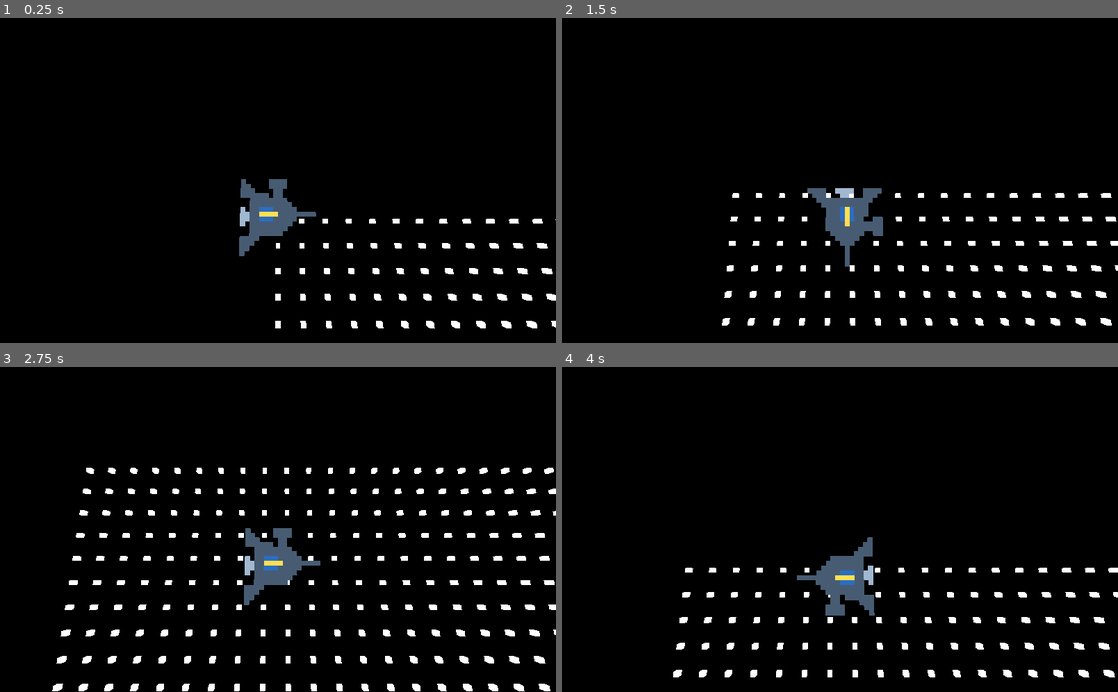
Above: before the commit, frames 1-4 (two rows, left to right).
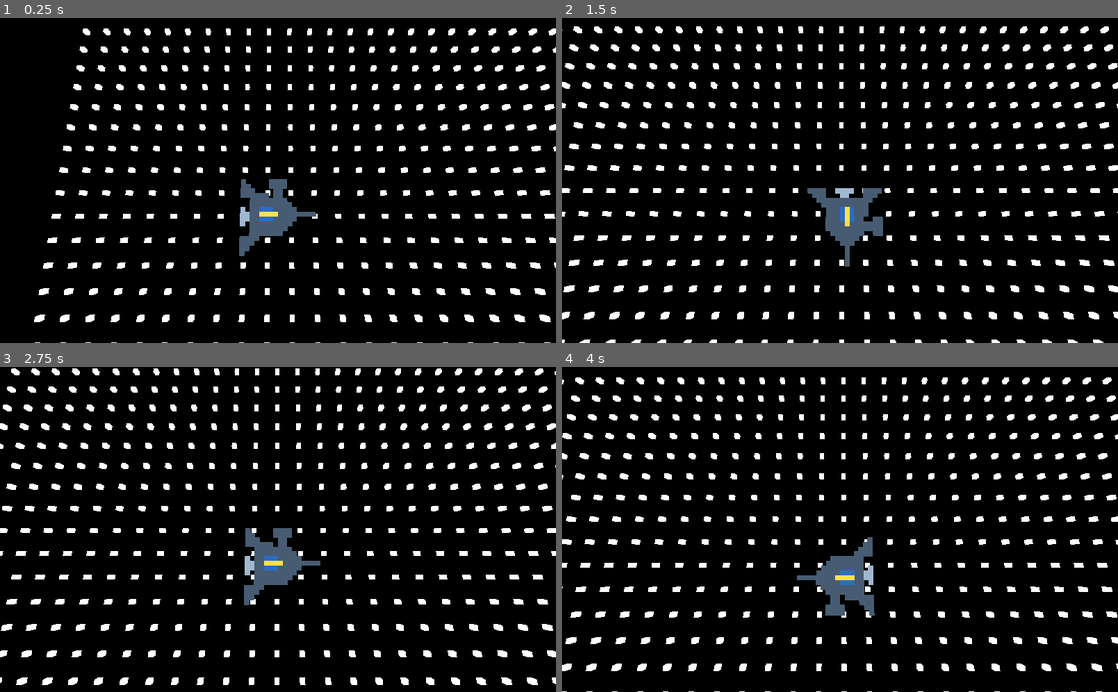
Above: after the commit, the same moments.

Repository: the-g-force/2022-January
Game: Godot game, scene res://World/World.tscn
Same seed, same stepped clock (60 frames per second), same inputs: the game is played once before the commit and once after it.
Inputs:
- Up to frame 1 (0.25 s): no input
- Up to frame 2 (1.5 s): tap Enter at 0.5 s; hold D (move_right) 0.53-1.28 s; hold S (move_down) from 1.28 s (still down)
- Up to frame 3 (2.75 s): release S (move_down) at 2.03 s; hold D (move_right) from 2.03 s (still down)
- Up to frame 4 (4 s): release D (move_right) at 2.78 s; hold W (move_up) 2.78-3.53 s; hold A (move_left) from 3.53 s (still down)

The runs differ from the first frame. In frame 1, 8.1% of the frame differs, in the area x 6-100%, y 3-100%; in frame 2, 10%; in frame 3, 13%, in the area x 0-100%, y 0-100%; in frame 4, 9.7%.

Commit message:
Add world bounds

Diff:
--- a/project/World/World.tscn
+++ b/project/World/World.tscn
@@ -8,6 +8,12 @@
 background_mode = 1
 ambient_light_color = Color( 1, 1, 1, 1 )
 
+[sub_resource type="CubeMesh" id=2]
+size = Vector3( 2, 2, 1000 )
+
+[sub_resource type="BoxShape" id=3]
+extents = Vector3( 1, 1, 500 )
+
 [node name="World" type="Spatial"]
 script = ExtResource( 3 )
 
@@ -15,9 +21,59 @@
 environment = SubResource( 1 )
 
 [node name="Player" parent="." instance=ExtResource( 1 )]
+transform = Transform( 1, 0, 0, 0, 1, 0, 0, 0, 1, 94.3672, 0, 102.182 )
 
 [node name="Starfield" parent="." instance=ExtResource( 2 )]
 
 [node name="Camera" type="Camera" parent="."]
 transform = Transform( 1, 0, 0, 0, 0.173648, 0.984808, 0, -0.984808, 0.173648, 0, 50, 0 )
 far = 1000.0
+
+[node name="WorldBounds" type="Spatial" parent="."]
+
+[node name="Left" type="StaticBody" parent="WorldBounds"]
+
+[node name="MeshInstance" type="MeshInstance" parent="WorldBounds/Left"]
+transform = Transform( 1, 0, 0, 0, 1, 0, 0, 0, 1, 0, 0, 500 )
+mesh = SubResource( 2 )
+material/0 = null
+
+[node name="CollisionShape" type="CollisionShape" parent="WorldBounds/Left"]
+transform = Transform( 1, 0, 0, 0, 1, 0, 0, 0, 1, 0, 0, 500 )
+shape = SubResource( 3 )
+
+[node name="Right" type="StaticBody" parent="WorldBounds"]
+transform = Transform( 1, 0, 0, 0, 1, 0, 0, 0, 1, 1000, 0, 0 )
+
+[node name="MeshInstance" type="MeshInstance" parent="WorldBounds/Right"]
+transform = Transform( 1, 0, 0, 0, 1, 0, 0, 0, 1, 0, 0, 500 )
+mesh = SubResource( 2 )
+material/0 = null
+
+[node name="CollisionShape" type="CollisionShape" parent="WorldBounds/Right"]
+transform = Transform( 1, 0, 0, 0, 1, 0, 0, 0, 1, 0, 0, 500 )
+shape = SubResource( 3 )
+
+[node name="Upper" type="StaticBody" parent="WorldBounds"]
+transform = Transform( -4.37114e-08, 0, 1, 0, 1, 0, -1, 0, -4.37114e-08, 0, 0, 0 )
+
+[node name="MeshInstance" type="MeshInstance" parent="WorldBounds/Upper"]
+transform = Transform( 1, 0, 0, 0, 1, 0, 0, 0, 1, 0, 0, 500 )
+mesh = SubResource( 2 )
+material/0 = null
+
+[node name="CollisionShape" type="CollisionShape" parent="WorldBounds/Upper"]
+transform = Transform( 1, 0, 0, 0, 1, 0, 0, 0, 1, 0, 0, 500 )
+shape = SubResource( 3 )
+
+[node name="Lower" type="StaticBody" parent="WorldBounds"]
+transform = Transform( -4.37114e-08, 0, 1, 0, 1, 0, -1, 0, -4.37114e-08, 0, 0, 1000 )
+
+[node name="MeshInstance" type="MeshInstance" parent="WorldBounds/Lower"]
+transform = Transform( 1, 0, 0, 0, 1, 0, 0, 0, 1, 0, 0, 500 )
+mesh = SubResource( 2 )
+material/0 = null
+
+[node name="CollisionShape" type="CollisionShape" parent="WorldBounds/Lower"]
+transform = Transform( 1, 0, 0, 0, 1, 0, 0, 0, 1, 0, 0, 500 )
+shape = SubResource( 3 )
Not shown: 1 places in project/World/World.tscn that only renumber resources
